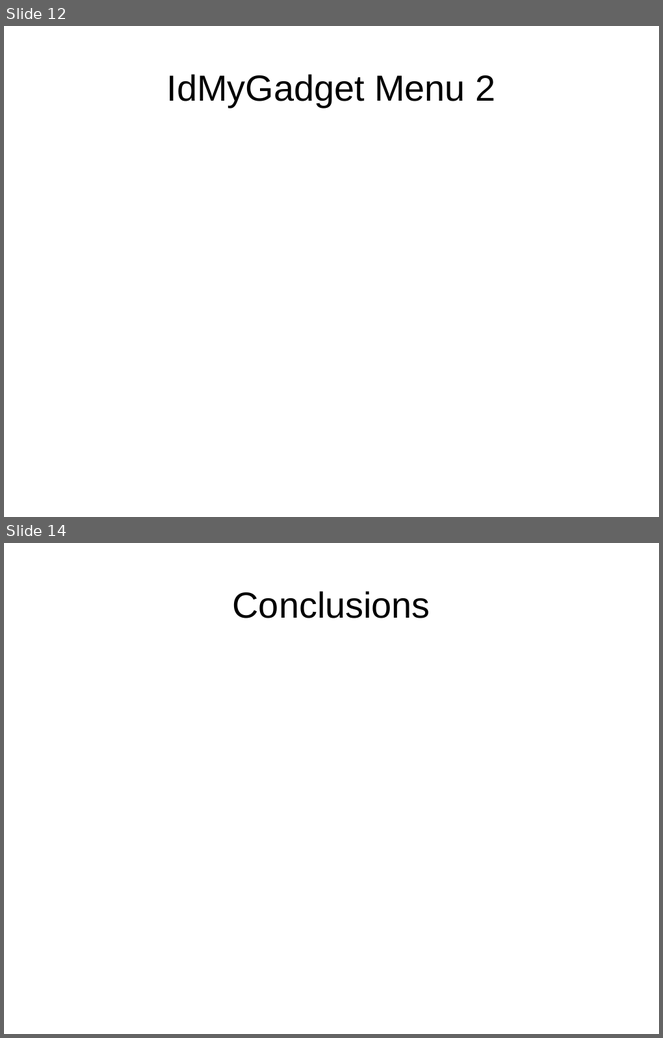
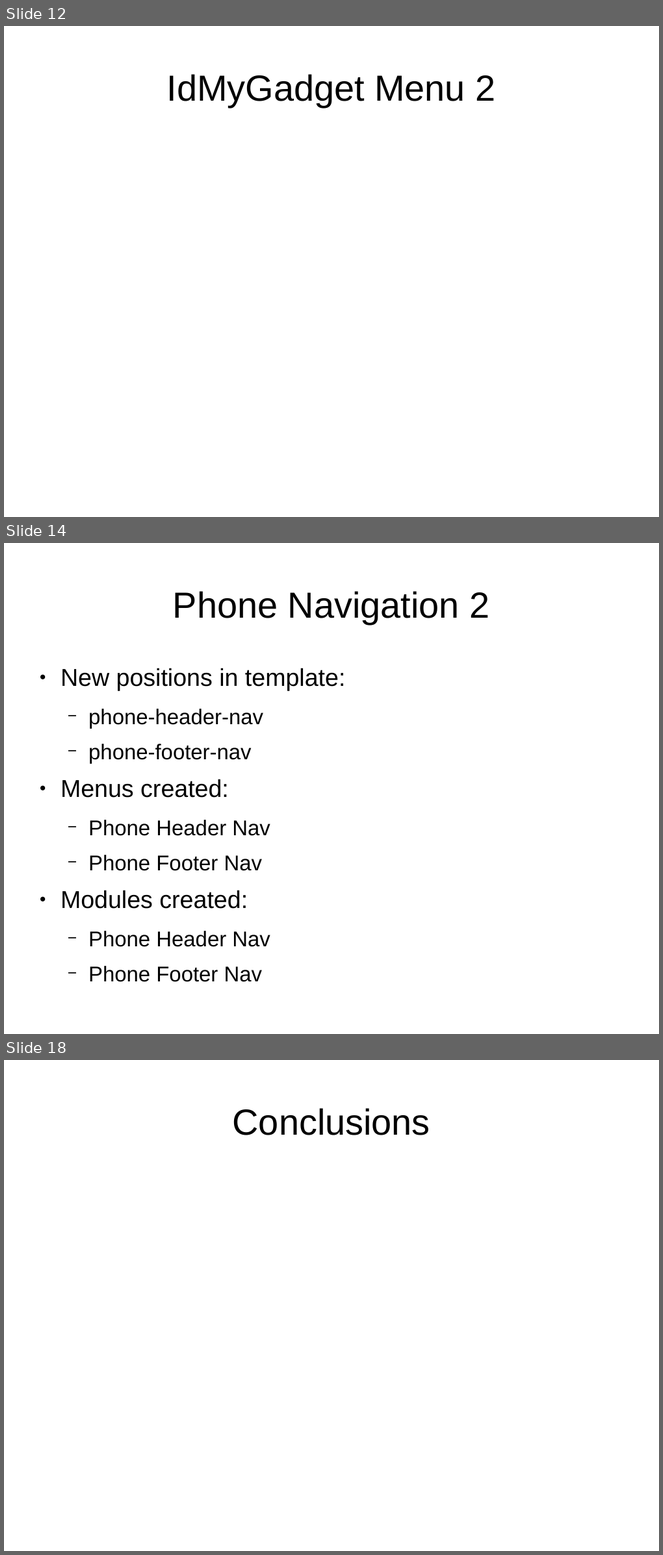
Before and after one commit to tomwhartung/jmws_accoutrements, a slide deck: presentations/2015_09-Joomla/Device_Detection-In_Protostar_and_Beez3.odp. Shown one above the other, each under a label of ours: slides 12 and 14 before the commit, slides 12, 14 and 18 after it; the slides between them are not shown. The pictures are 663x1038 and 663x1555 pixels, drawn with LibreOffice and Linux fonts; fonts in the diff are those of the drawing. Boxes give left, top, right and bottom in pixels: in the first picture for what was removed or moved away, otherwise in the second. Text is boxed around its words. In the diff, an @@ line names an element or a change of style, - is before the commit and + after.

```diff
--- a/presentations/2015_09-Joomla/Device_Detection-In_Protostar_and_Beez3.odp
+++ b/presentations/2015_09-Joomla/Device_Detection-In_Protostar_and_Beez3.odp
@@ slide 14 added at [4,543,659,1034], background #FFFFFF @@
@@ title added at [173,591,490,624], 44 pt, text #000000 @@
+Phone Navigation 2
@@ text added at [61,668,345,982], 25.9 pt, text #000000 @@
+● New positions in template:
+  − phone-header-nav
+  − phone-footer-nav
+● Menus created:
+  − Phone Header Nav
+  − Phone Footer Nav
+● Modules created:
+  − Phone Header Nav
+  − Phone Footer Nav
@@ what was slide 14 is now slide 18 @@
```
Also in this commit, not shown: 3 slides changed, 3 other slides added.
